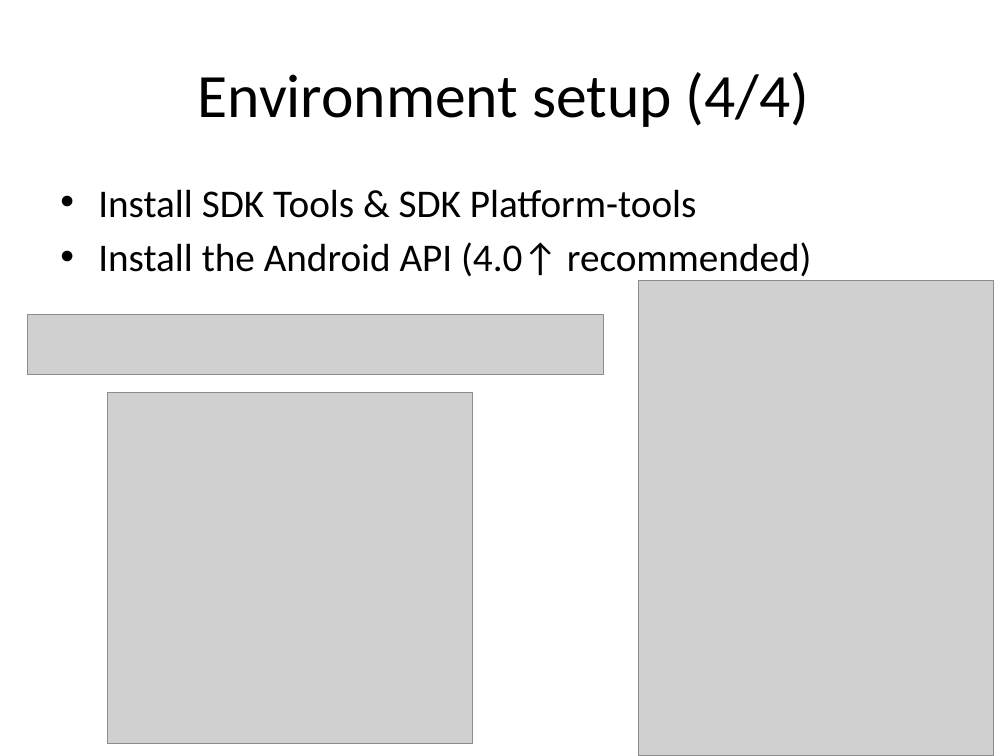
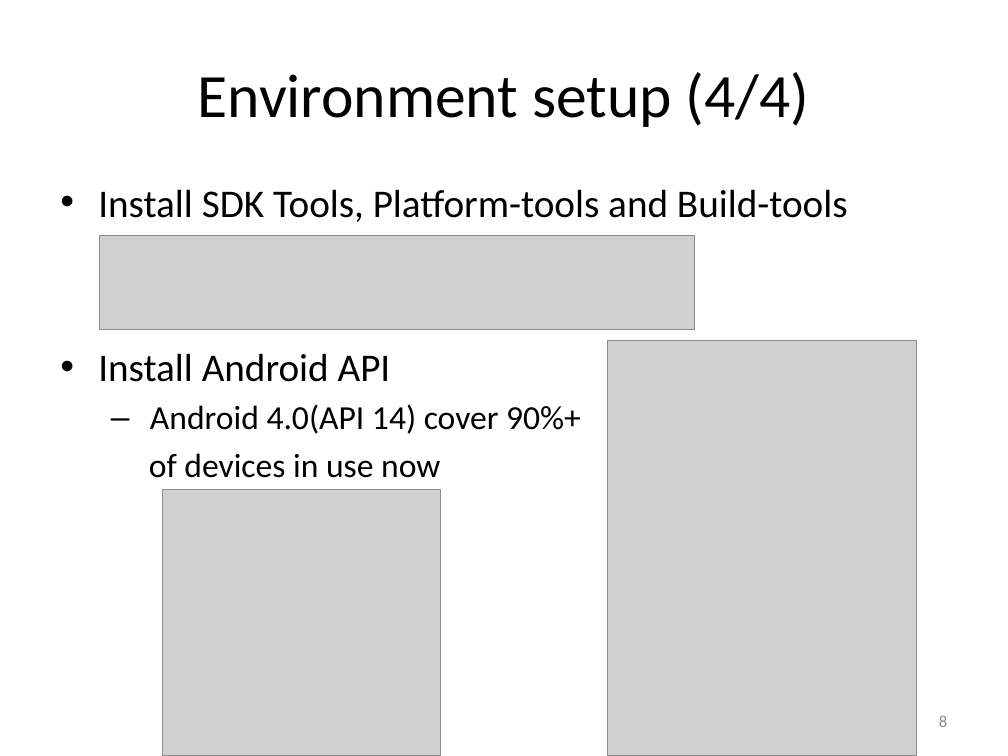
Before and after one commit to hs9021401/FIT_Android, a slide deck: slide 8 of The introduction of Android.pptx. Drawn at 1008x756 pixels with LibreOffice and Linux fonts; fonts in the diff are those of the drawing; grey boxes stand for pictures. Boxes give left, top, right and bottom in pixels: in the first picture for what was removed or moved away, otherwise in the second. Text is boxed around its words. In the diff, an @@ line names an element or a change of style, - is before the commit and + after.

```diff
--- a/The introduction of Android.pptx
+++ b/The introduction of Android.pptx
@@ text at [98,189,848,478]: text changed @@
-• Install SDK Tools & SDK Platform-tools
-• Install the Android API (4.0↑ recommended)
+• Install SDK Tools, Platform-tools and Build-tools
+• Install Android API
+  – Android 4.0(API 14) cover 90%+
+  of devices in use now
@@ picture added at [99,235,695,329] @@
@@ picture removed at [28,314,604,374] @@
@@ picture: place and size @@
-picture at [639,280,994,756]
+picture at [607,341,916,756]
@@ picture: place and size @@
-picture at [107,392,472,743]
+picture at [162,489,440,756]
@@ page number added at [939,715,947,727], 12 pt, text #8C8C8C @@
+8
```
Also in this commit, not shown: 27 other slides changed, 29 other files.
